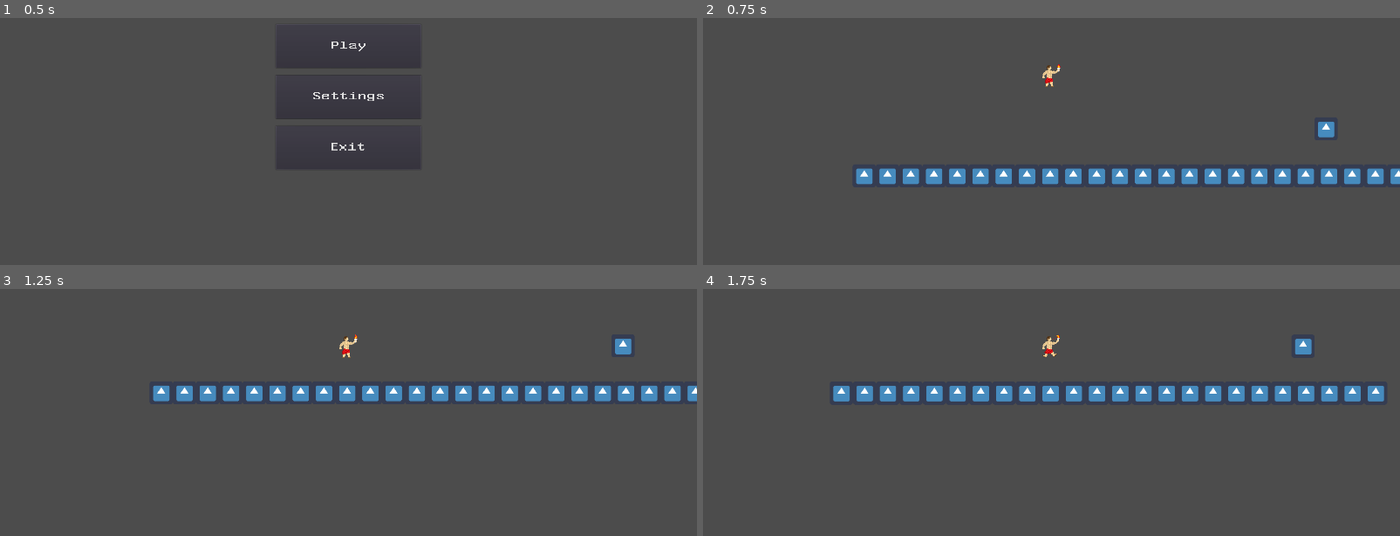
Above: before the commit, frames 1-4 (two rows, left to right).
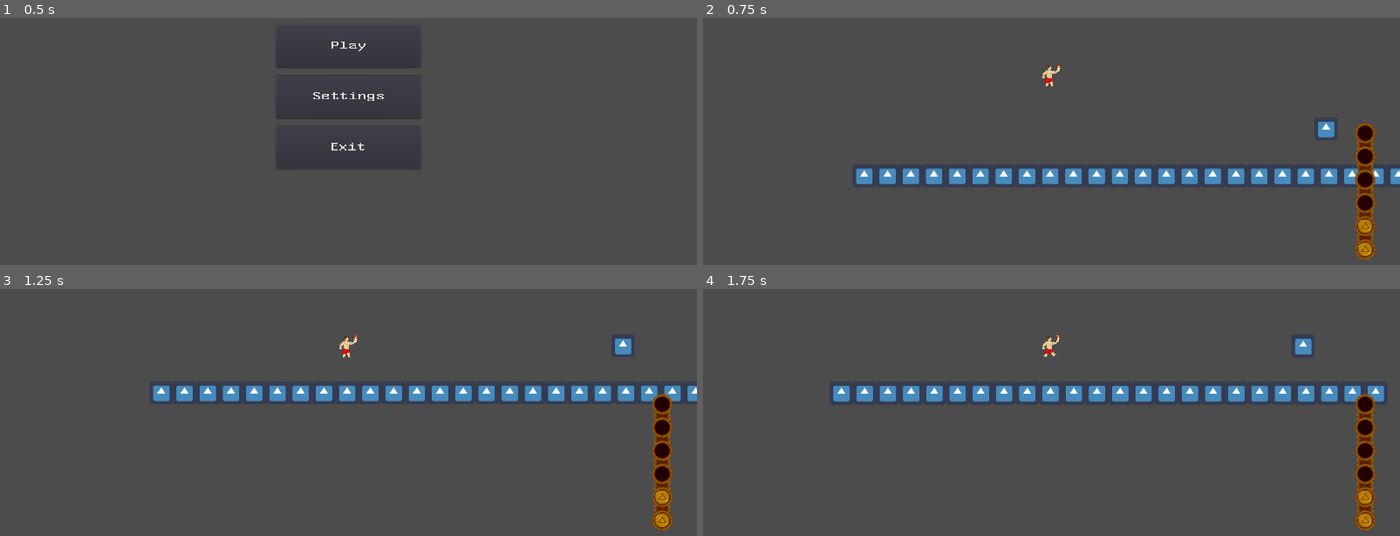
Above: after the commit, the same moments.

Repository: Shapkofil/prometheus
Game: Godot game, scene res://UI/MainMenu.tscn
Two runs of this game, one before a commit and one after it. Both use one fixed random seed, a clock stepped at 60 frames per second and the inputs below. The engine's default icon, where the game draws it, is replaced by a stand-in: a white triangle on a blue panel in a dark square.
Inputs:
- Up to frame 1 (0.5 s): no input
- Up to frame 2 (0.75 s): click "Play" at 0.5 s
- Up to frame 3 (1.25 s): no input
- Up to frame 4 (1.75 s): hold Right (ui_right) from 1.28 s (still down); tap Up (ui_up) at 1.52 s

Frame 1 is identical in both runs. In frame 2, 1.4% of the frame differs, in the area x 93-97%, y 42-98%; in frame 3, 1.4%; in frame 4, 1.4%.

Commit message:
Complete Fire Bar

Diff:
--- a/Prometheus/Node2D.tscn
+++ b/Prometheus/Node2D.tscn
@@ -1,9 +1,10 @@
-[gd_scene load_steps=10 format=2]
+[gd_scene load_steps=11 format=2]
 
 [ext_resource path="res://icon.png" type="Texture" id=1]
 [ext_resource path="res://Player/player.tscn" type="PackedScene" id=2]
 [ext_resource path="res://Node2D.gd" type="Script" id=3]
 [ext_resource path="res://Presets/Pickupable.tscn" type="PackedScene" id=4]
+[ext_resource path="res://Presets/Player UI.tscn" type="PackedScene" id=5]
 
 [sub_resource type="Shader" id=1]
 code = "shader_type canvas_item;
@@ -106,6 +107,9 @@
 
 [node name="player" parent="." instance=ExtResource( 2 )]
 position = Vector2( 602.238, 124.066 )
+fire = 2
+
+[node name="Camera2D" parent="player" instance=ExtResource( 5 )]
 
 [node name="Node2D" parent="." instance=ExtResource( 4 )]
 position = Vector2( 856.146, 158.651 )
--- a/Prometheus/Player/player.gd
+++ b/Prometheus/Player/player.gd
@@ -26,7 +26,8 @@
 var prev_jump_pressed = false
 
 # Stats
-export var fire = 6
+export var fire = 5
+export var max_fire = 6
 
 
 func _ready():
--- a/Prometheus/Player/player.tscn
+++ b/Prometheus/Player/player.tscn
@@ -109,6 +109,3 @@
 
 [node name="CollisionShape2D2" type="CollisionShape2D" parent="."]
 shape = SubResource( 13 )
-
-[node name="Camera2D" type="Camera2D" parent="."]
-current = true
--- /dev/null
+++ b/Prometheus/Presets/Coins.gd
@@ -0,0 +1,19 @@
+extends TileMap
+
+
+var _tileset
+var init_pos
+
+# Called when the node enters the scene tree for the first time.
+func _ready():
+	_tileset = get_tileset()
+	init_pos = world_to_map(get_parent().get_node("BottomPlace").position)
+	update_fire(0,6)
+
+
+func update_fire(curr, maxi):
+	var tile_pos = init_pos
+	for i in range(curr):
+		set_cellv(tile_pos, _tileset.find_tile_by_name("Coin"))
+		tile_pos.y -= 1
+	pass
--- /dev/null
+++ b/Prometheus/Presets/FireSockets.gd
@@ -0,0 +1,21 @@
+extends TileMap
+
+
+var _tileset
+var init_pos
+
+# Called when the node enters the scene tree for the first time.
+func _ready():
+	_tileset = get_tileset()
+	init_pos = world_to_map(get_parent().get_node("BottomPlace").position)
+	update_fire(0,6)
+
+
+func update_fire(curr, maxi):
+	var tile_pos = init_pos
+	set_cellv(tile_pos, _tileset.find_tile_by_name("Bottom_socket"))
+	for i in range(maxi - 1):
+		tile_pos.y -= 1
+		set_cellv(tile_pos, _tileset.find_tile_by_name("Middle_socket"))
+	set_cellv(tile_pos, _tileset.find_tile_by_name("Top_socket"))
+	pass
--- /dev/null
+++ b/Prometheus/Presets/Firebar.gd
@@ -0,0 +1,13 @@
+extends Camera2D
+
+
+# Called when the node enters the scene tree for the first time.
+func _ready():
+	update_fire()
+	pass # Replace with function body.
+
+
+func update_fire():
+	var player = get_parent()
+	for i in range(2):
+		get_child(i).update_fire(player.fire, player.max_fire)
--- /dev/null
+++ b/Prometheus/Presets/Player UI.tscn
@@ -0,0 +1,81 @@
+[gd_scene load_steps=6 format=2]
+
+[ext_resource path="res://Assets/Fire Bar/firebar.png" type="Texture" id=1]
+[ext_resource path="res://Presets/Firebar.gd" type="Script" id=2]
+[ext_resource path="res://Presets/FireSockets.gd" type="Script" id=3]
+[ext_resource path="res://Presets/Coins.gd" type="Script" id=4]
+
+[sub_resource type="TileSet" id=1]
+1/name = "Coin"
+1/texture = ExtResource( 1 )
+1/tex_offset = Vector2( 0, 0 )
+1/modulate = Color( 1, 1, 1, 1 )
+1/region = Rect2( 0, 192, 64, 64 )
+1/tile_mode = 0
+1/occluder_offset = Vector2( 0, 0 )
+1/navigation_offset = Vector2( 0, 0 )
+1/shape_offset = Vector2( 0, 0 )
+1/shape_transform = Transform2D( 1, 0, 0, 1, 0, 0 )
+1/shape_one_way = false
+1/shape_one_way_margin = 0.0
+1/shapes = [  ]
+1/z_index = 0
+2/name = "Top_socket"
+2/texture = ExtResource( 1 )
+2/tex_offset = Vector2( 0, 0 )
+2/modulate = Color( 1, 1, 1, 1 )
+2/region = Rect2( 0, 0, 64, 64 )
+2/tile_mode = 0
+2/occluder_offset = Vector2( 0, 0 )
+2/navigation_offset = Vector2( 0, 0 )
+2/shape_offset = Vector2( 0, 0 )
+2/shape_transform = Transform2D( 1, 0, 0, 1, 0, 0 )
+2/shape_one_way = false
+2/shape_one_way_margin = 0.0
+2/shapes = [  ]
+2/z_index = 0
+3/name = "Middle_socket"
+3/texture = ExtResource( 1 )
+3/tex_offset = Vector2( 0, 0 )
+3/modulate = Color( 1, 1, 1, 1 )
+3/region = Rect2( 0, 64, 64, 64 )
+3/tile_mode = 0
+3/occluder_offset = Vector2( 0, 0 )
+3/navigation_offset = Vector2( 0, 0 )
+3/shape_offset = Vector2( 0, 0 )
+3/shape_transform = Transform2D( 1, 0, 0, 1, 0, 0 )
+3/shape_one_way = false
+3/shape_one_way_margin = 0.0
+3/shapes = [  ]
+3/z_index = 0
+4/name = "Bottom_socket"
+4/texture = ExtResource( 1 )
+4/tex_offset = Vector2( 0, 0 )
+4/modulate = Color( 1, 1, 1, 1 )
+4/region = Rect2( 0, 128, 64, 64 )
+4/tile_mode = 0
+4/occluder_offset = Vector2( 0, 0 )
+4/navigation_offset = Vector2( 0, 0 )
+4/shape_offset = Vector2( 0, 0 )
+4/shape_transform = Transform2D( 1, 0, 0, 1, 0, 0 )
+4/shape_one_way = false
+4/shape_one_way_margin = 0.0
+4/shapes = [  ]
+4/z_index = 0
+
+[node name="Camera2D" type="Camera2D"]
+current = true
+script = ExtResource( 2 )
+
+[node name="FireSockets" type="TileMap" parent="."]
+tile_set = SubResource( 1 )
+format = 1
+script = ExtResource( 3 )
+
+[node name="Coins" type="TileMap" parent="."]
+tile_set = SubResource( 1 )
+format = 1
+script = ExtResource( 4 )
+
+[node name="BottomPlace" type="Node2D" parent="."]
+position = Vector2( 861.462, 483.473 )
Binary file changed: Prometheus/Assets/Fire Bar/firebar.png
